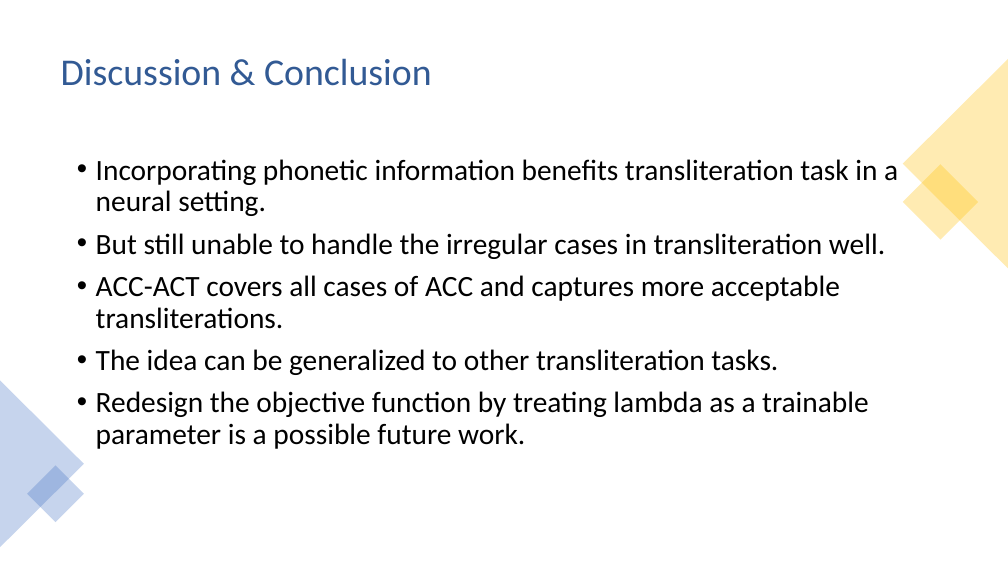
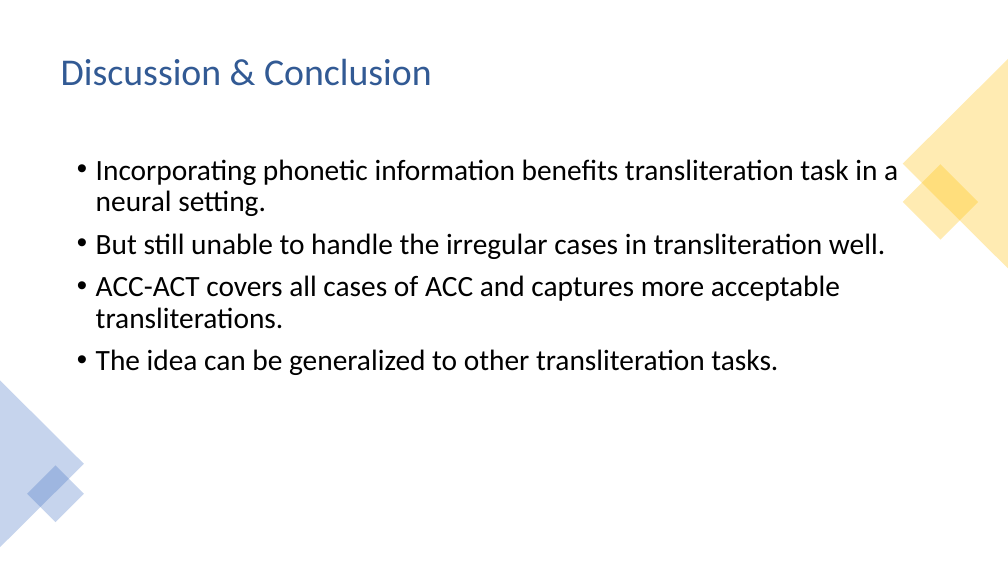
Before and after one commit to Lawhy/Lawhy.github.io, a slide deck: slide 14 of materials/aacl_presentation.pptx. Drawn at 1008x567 pixels with LibreOffice and Linux fonts; fonts in the diff are those of the drawing. Boxes give left, top, right and bottom in pixels: in the first picture for what was removed or moved away, otherwise in the second. Text is boxed around its words. In the diff, an @@ line names an element or a change of style, - is before the commit and + after.

```diff
--- a/materials/aacl_presentation.pptx
+++ b/materials/aacl_presentation.pptx
@@ text at [96,391,869,449]: paragraph removed @@
-• Redesign the objective function by treating lambda as a trainable parameter is a possible future work.
```
Also in this commit, not shown: 9 other slides changed, 2 slides added, 2 slides removed.
